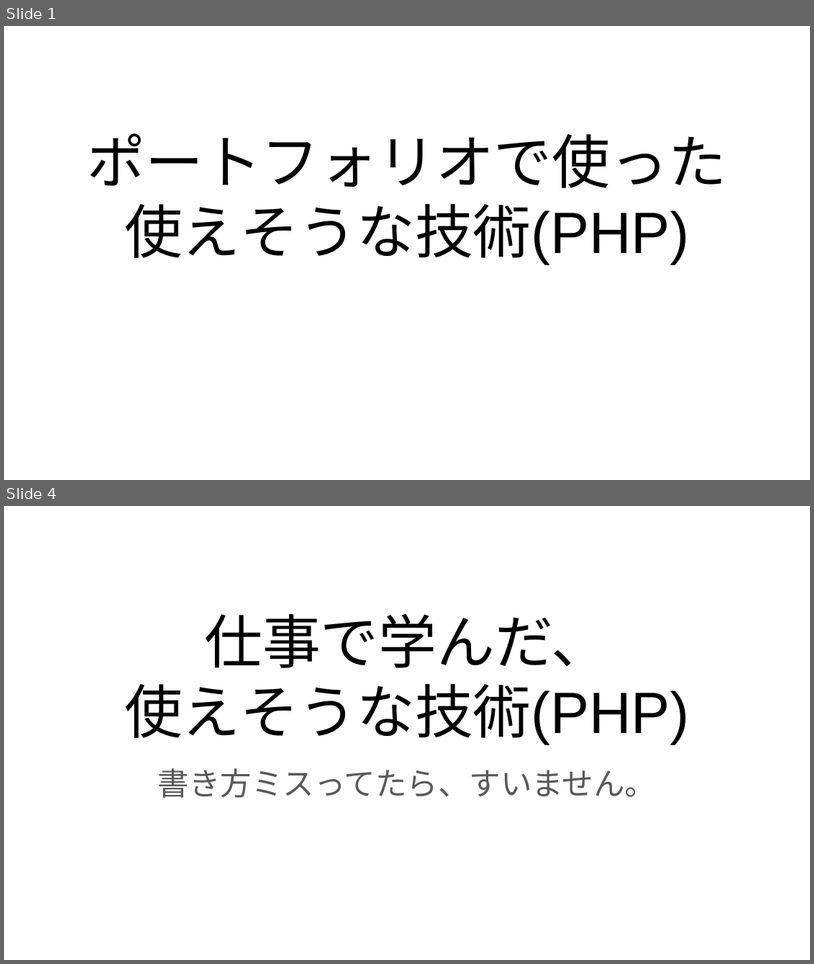
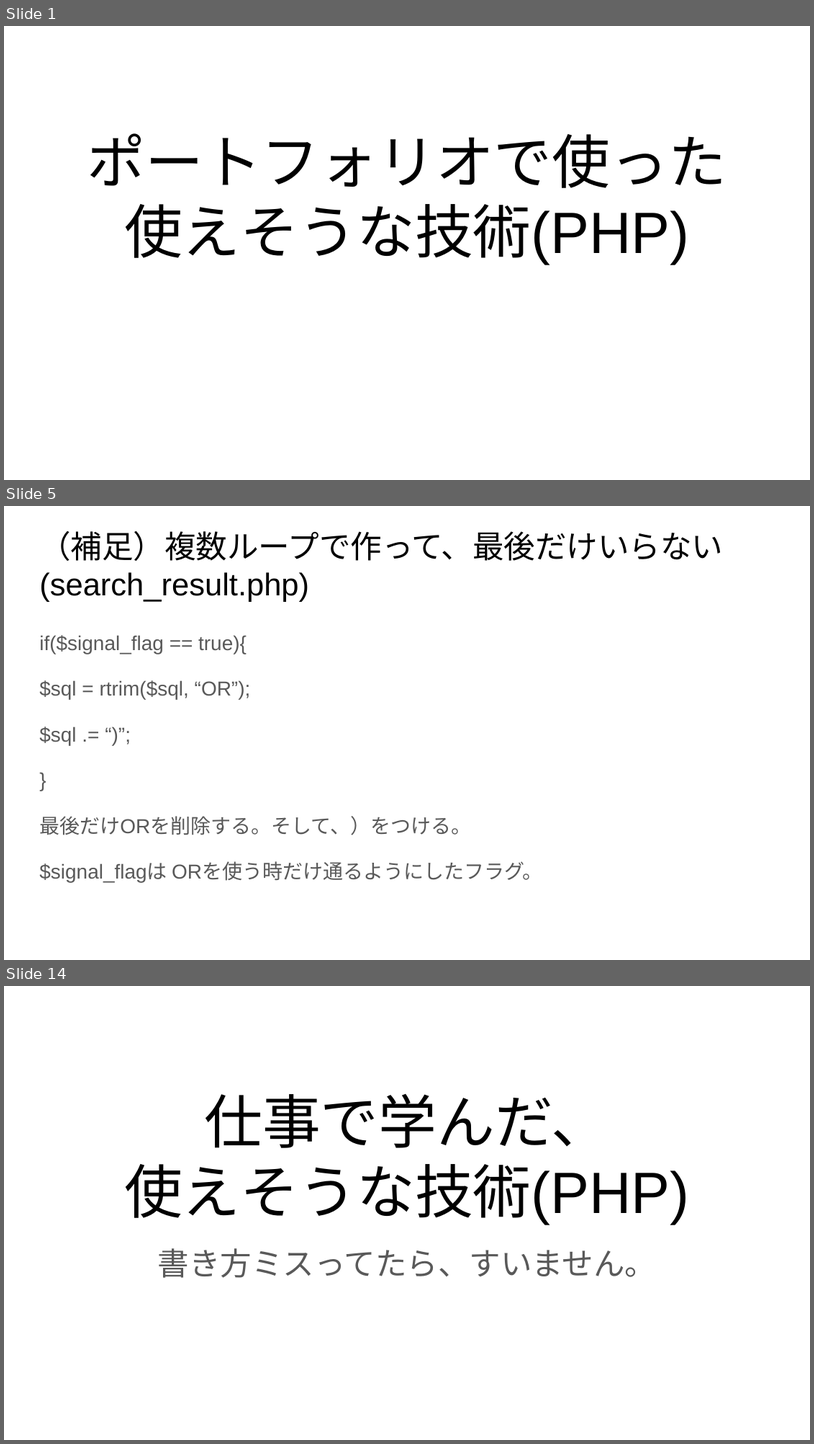
Before and after one commit to masabolic/self_monitoring, a slide deck: 使えそうな技術.pptx. Shown one above the other, each under a label of ours: slides 1 and 4 before the commit, slides 1, 5 and 14 after it; the slides between them are not shown. The pictures are 814x964 and 814x1444 pixels, drawn with LibreOffice and Linux fonts; fonts in the diff are those of the drawing. Boxes give left, top, right and bottom in pixels: in the first picture for what was removed or moved away, otherwise in the second. Text is boxed around its words. In the diff, an @@ line names an element or a change of style, - is before the commit and + after.

```diff
--- a/使えそうな技術.pptx
+++ b/使えそうな技術.pptx
@@ slide 5 added at [4,506,810,960], background #FFFFFF @@
@@ title added at [39,531,723,602], 28 pt, text #000000 @@
+（補足）複数ループで作って、最後だけいらない
+(search_result.php)
@@ text added at [39,635,543,883], 18 pt, text #595959 @@
+if($signal_flag == true){
+$sql = rtrim($sql, “OR”);
+$sql .= “)”;
+}
+最後だけORを削除する。そして、）をつける。
+$signal_flagは ORを使う時だけ通るようにしたフラグ。
@@ what was slide 4 is now slide 14 @@
```
Also in this commit, not shown: 2 slides changed, 9 other slides added, 1 other file.
